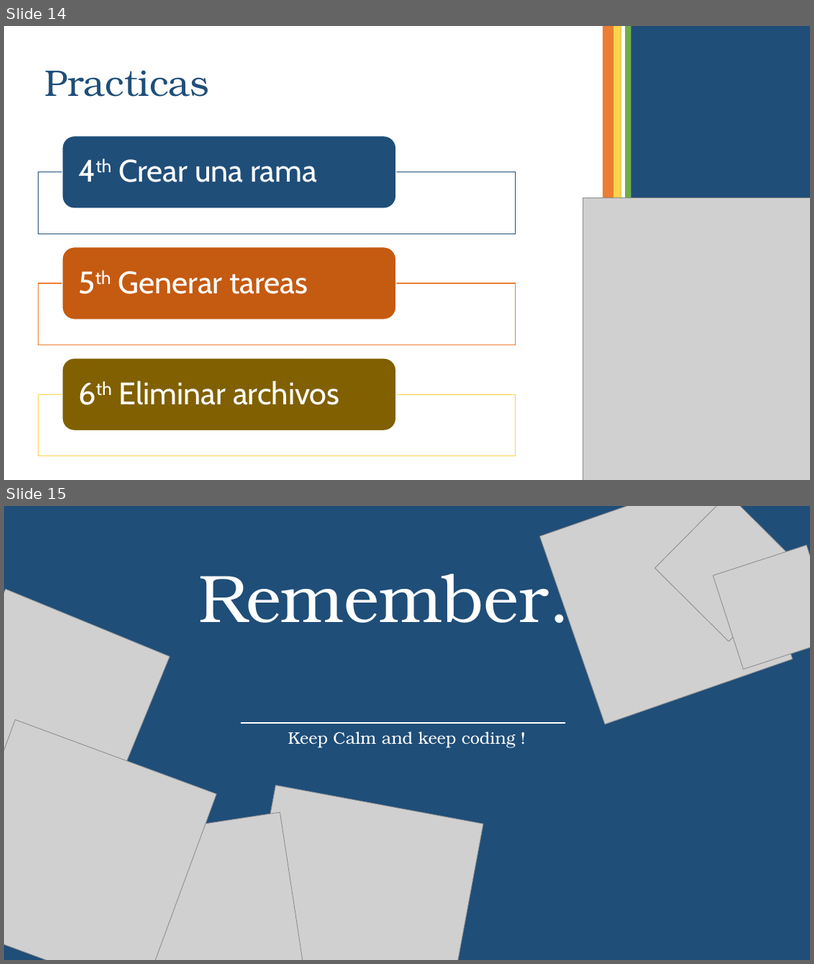
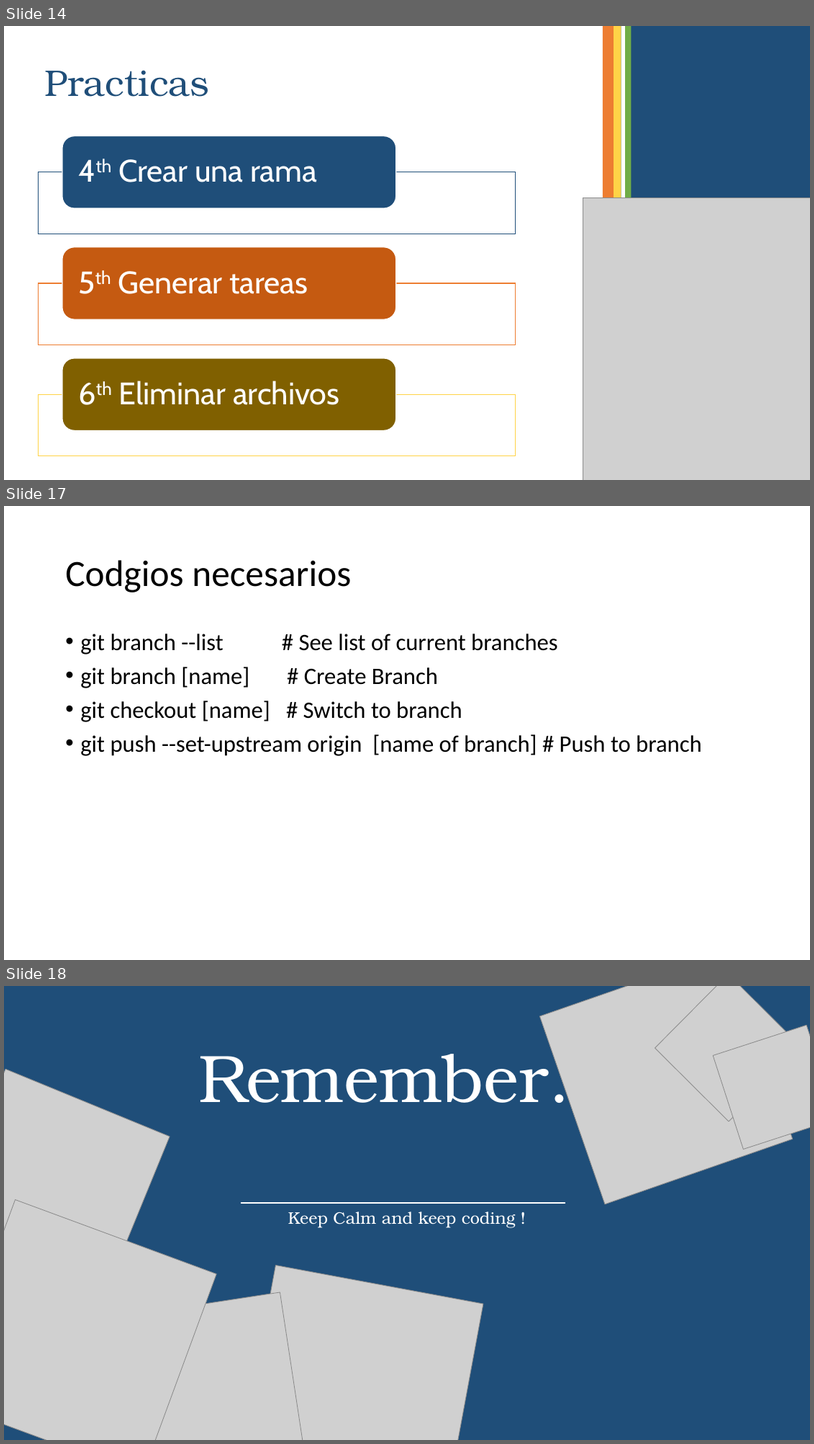
Before and after one commit to Ale9806/Github-Cheat-Sheet, a slide deck: GettingStartedWithGithub.pptx. Shown one above the other, each under a label of ours: slides 14 and 15 before the commit, slides 14, 17 and 18 after it; the slides between them are not shown. The pictures are 814x964 and 814x1444 pixels, drawn with LibreOffice and Linux fonts; fonts in the diff are those of the drawing; grey boxes stand for pictures. Boxes give left, top, right and bottom in pixels: in the first picture for what was removed or moved away, otherwise in the second. Text is boxed around its words. In the diff, an @@ line names an element or a change of style, - is before the commit and + after.

```diff
--- a/GettingStartedWithGithub.pptx
+++ b/GettingStartedWithGithub.pptx
@@ slide 17 added at bbox=[4, 506, 810, 960], background #FFFFFF @@
@@ title added at bbox=[65, 560, 351, 592], 44 pt, text #000000 @@
+Codgios necesarios
@@ text added at bbox=[80, 633, 702, 756], 28 pt, text #000000 @@
+• git branch --list # See list of current branches
+• git branch [name] # Create Branch
+• git checkout [name] # Switch to branch
+• git push --set-upstream origin [name of branch] # Push to branch
@@ what was slide 15 is now slide 18 @@
```
Also in this commit, not shown: 1 slide changed, 2 other slides added.
